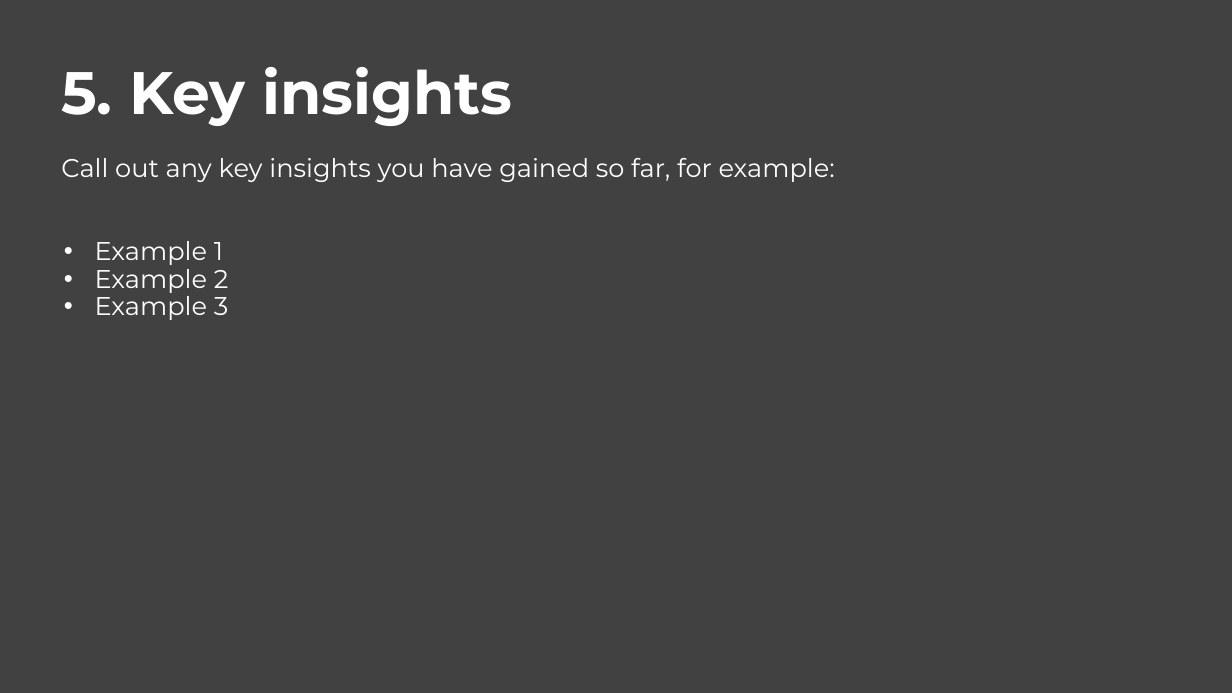
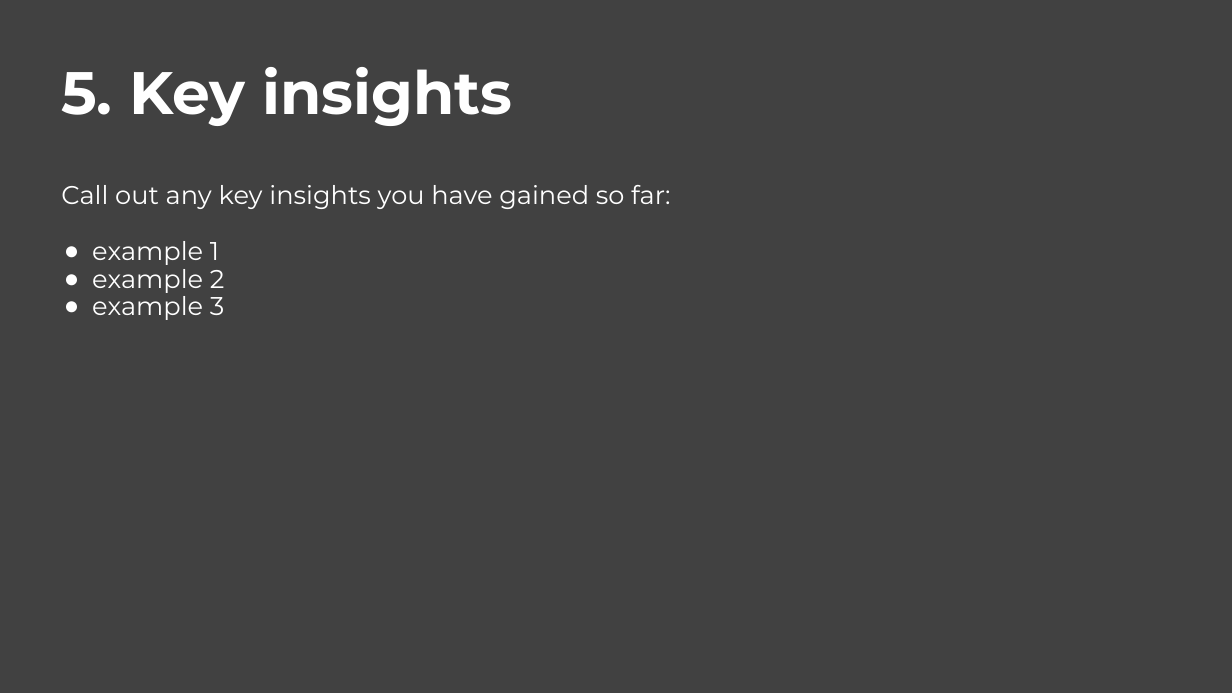
Before and after one commit to govau/service-manual, a slide deck: slide 10 of assets/files/content-strategy/content-strategy-template.pptx (slide 9 before the commit). Drawn at 1232x693 pixels with LibreOffice and Linux fonts; fonts in the diff are those of the drawing; background and template pictures are left out. Boxes give left, top, right and bottom in pixels: in the first picture for what was removed or moved away, otherwise in the second. Text is boxed around its words. In the diff, an @@ line names an element or a change of style, - is before the commit and + after.

```diff
--- a/assets/files/content-strategy/content-strategy-template.pptx
+++ b/assets/files/content-strategy/content-strategy-template.pptx
@@ title at bbox=[61, 185, 670, 320]: text changed @@
-Call out any key insights you have gained so far, for example:
-• Example 1
-• Example 2
-• Example 3
+Call out any key insights you have gained so far:
+● example 1
+● example 2
+● example 3
```
Also in this commit, not shown: 11 other slides changed, 6 slides added, 4 other files.
